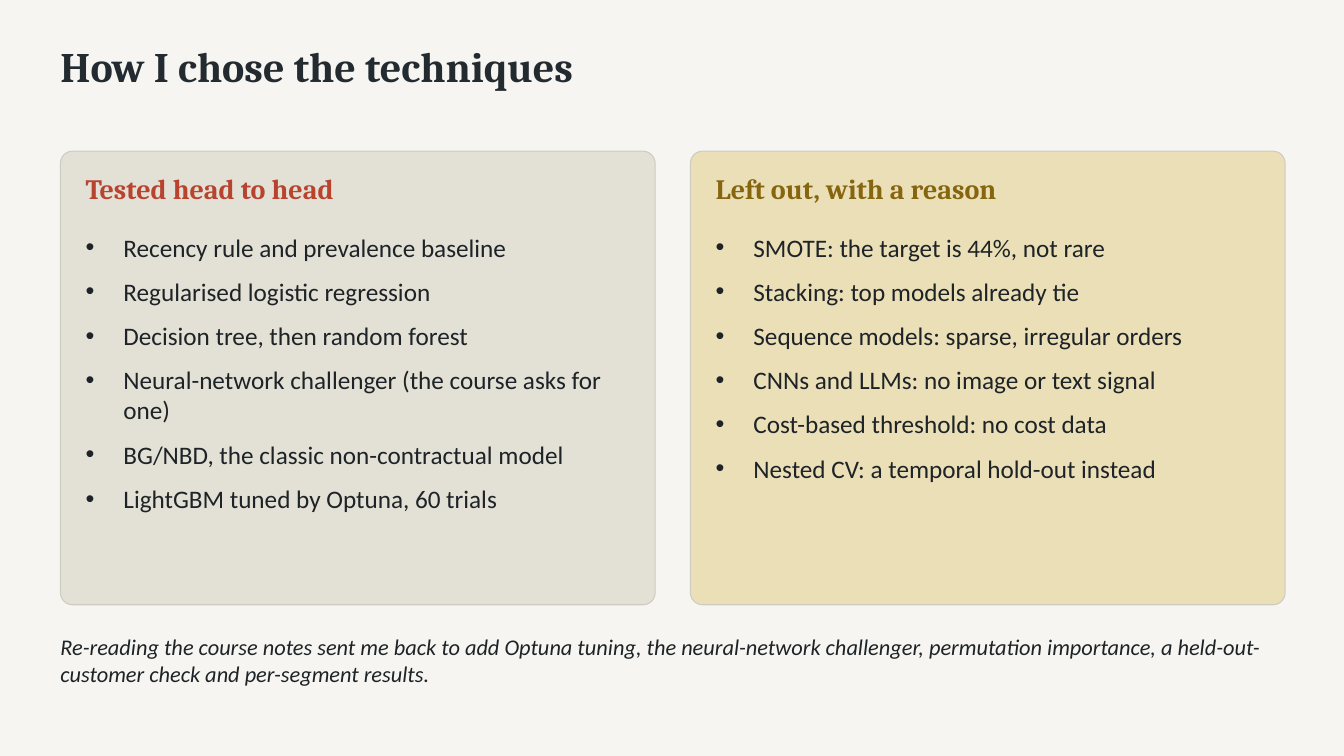
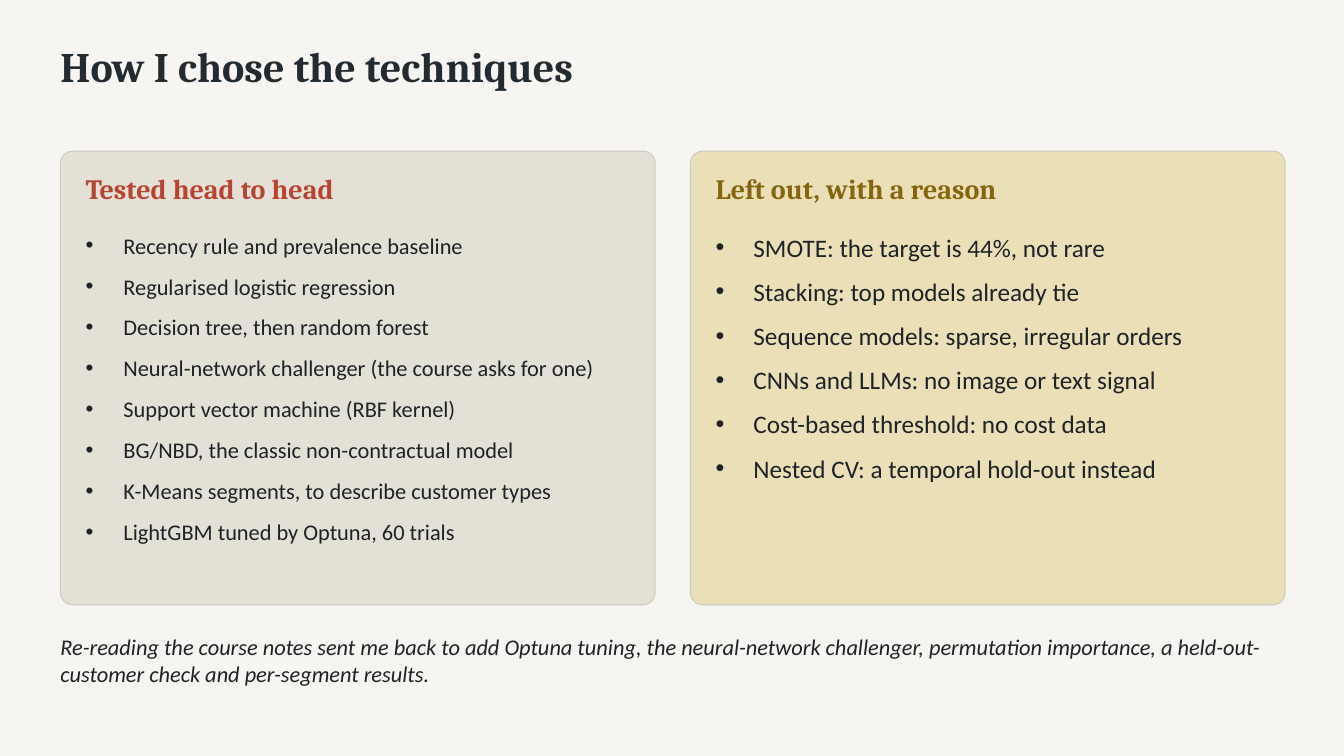
Before and after one commit to eric3009/inactivity-capstone, a slide deck: slide 12 of docs/Presentation.pptx (slide 10 before the commit). Drawn at 1344x756 pixels with LibreOffice and Linux fonts; fonts in the diff are those of the drawing. Boxes give left, top, right and bottom in pixels: in the first picture for what was removed or moved away, otherwise in the second. Text is boxed around its words. In the diff, an @@ line names an element or a change of style, - is before the commit and + after.

```diff
--- a/docs/Presentation.pptx
+++ b/docs/Presentation.pptx
@@ text at [123,238,593,544]: size 18 to 16 pt in "Recency rule and prevalence baseline", "Regularised logistic regression", "Decision tree, then random forest", "Neural-network challenger (the course asks for one)" and 2 more places @@
@@ text at [123,401,455,421]: paragraph added @@
+• Support vector machine (RBF kernel)
@@ text at [123,483,551,503]: paragraph added @@
+• K-Means segments, to describe customer types
```
Also in this commit, not shown: 4 other slides changed, 3 slides added, 45 other files.
